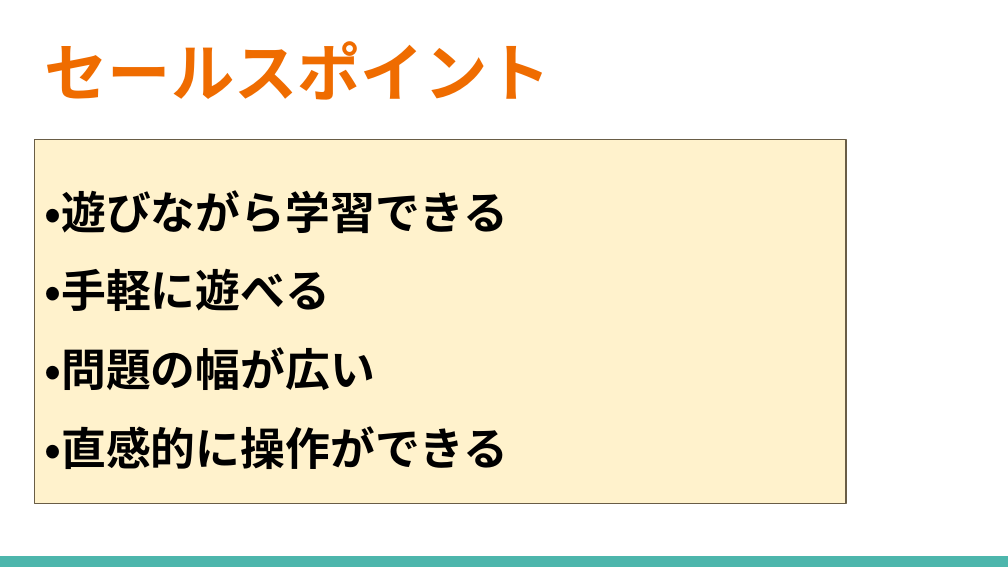
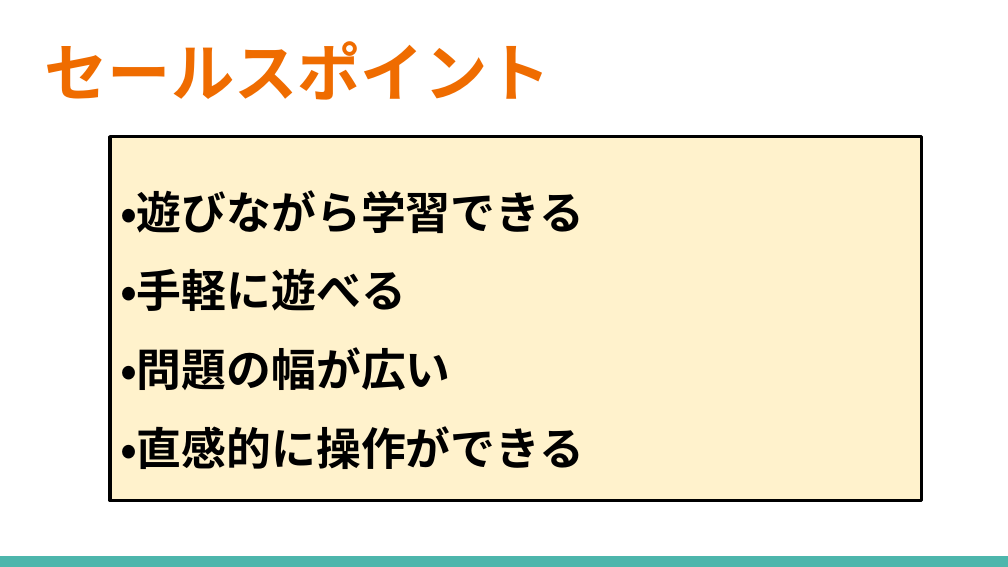
Before and after one commit to ocshasekoki/Treatiseresearch, a slide deck: slide 8 of 卒業研究企画書.pptx. Drawn at 1008x567 pixels with LibreOffice and Linux fonts; fonts in the diff are those of the drawing. Boxes give left, top, right and bottom in pixels: in the first picture for what was removed or moved away, otherwise in the second. Text is boxed around its words. In the diff, an @@ line names an element or a change of style, - is before the commit and + after.

```diff
--- a/卒業研究企画書.pptx
+++ b/卒業研究企画書.pptx
@@ rectangle: place and size @@
-rectangle at bbox=[34, 139, 846, 503]
+rectangle at bbox=[110, 137, 921, 501]
@@ rectangle at bbox=[110, 137, 921, 501]: outline #695D46 0.75 pt to #000000 2.25 pt @@
@@ text "・遊びながら学習できる": place and size @@
-text "・遊びながら学習できる" at bbox=[44, 190, 508, 469]
+text "・遊びながら学習できる" at bbox=[120, 190, 584, 469]
```
Also in this commit, not shown: 5 other slides changed, 2 slides added, 1 slide removed.
